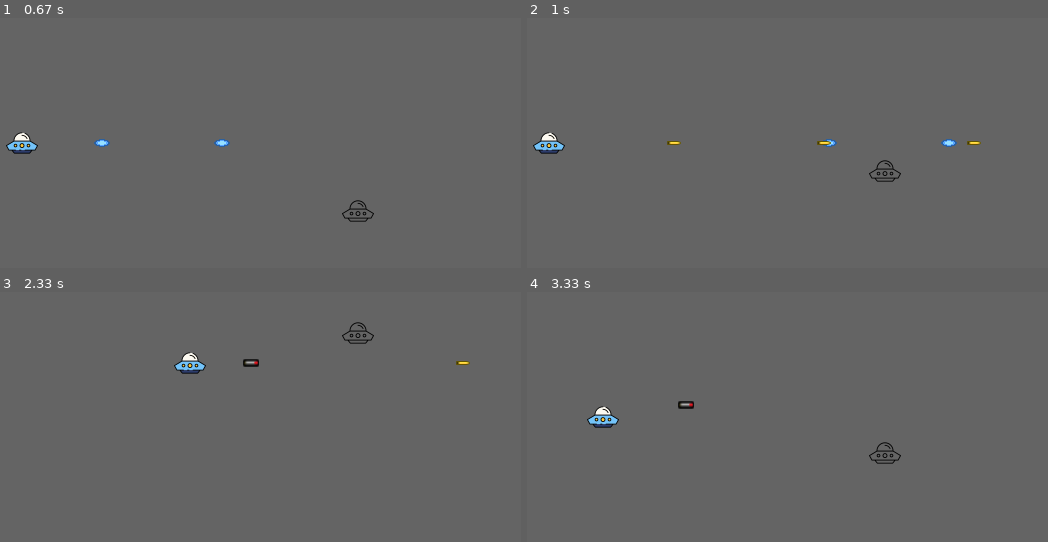
Above: before the commit, frames 1-4 (two rows, left to right).
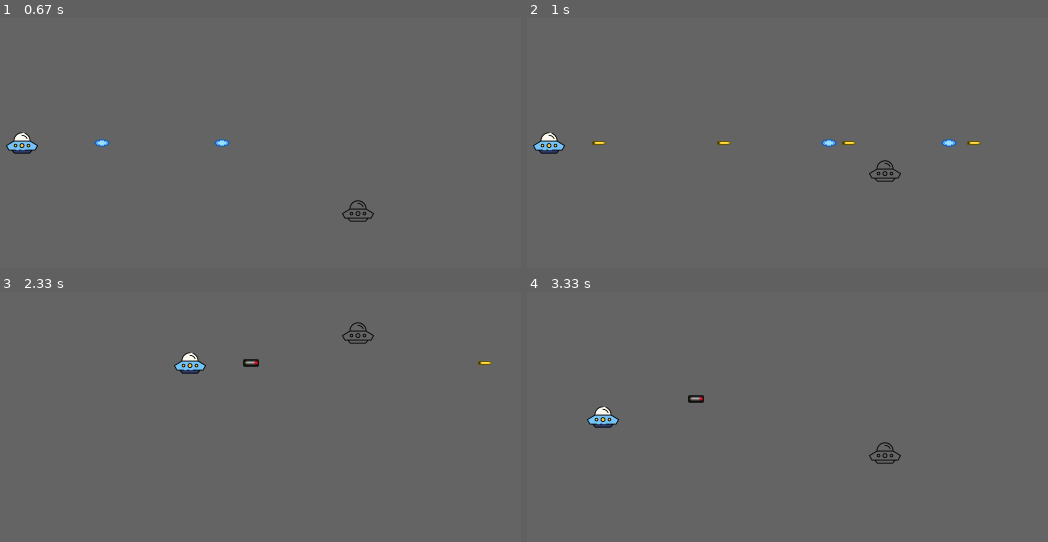
Above: after the commit, the same moments.

Repository: Harrison117/sample_pygame
Game: pygame game, started from main.py
Two runs of this game, one before a commit and one after it. Both use one fixed random seed, a clock stepped at 60 frames per second and the inputs below.
Inputs:
- Up to frame 1 (0.67 s): tap Space at 0.33 s
- Up to frame 2 (1 s): tap 2 at 0.67 s
- Up to frame 3 (2.33 s): hold Right 1-1.47 s; tap Space at 1.07, 1.37, 1.57, 1.9, 2.2 s; tap 3 at 1.15 s; hold Up 1.5-1.8 s; hold Right 1.83-2.3 s; tap 2 at 1.98 s
- Up to frame 4 (3.33 s): hold Left 2.33-2.87 s; tap Space at 2.4, 2.7, 2.97, 3.3 s; tap 3 at 2.48 s; hold Down 2.9-3.2 s; hold Left from 3.23 s (still down)

Frame 1 is identical in both runs. In frame 2, 0.2% of the frame differs, in the area x 12-64%, y 49-51%; in frame 3, less than 0.1%; in frame 4, 0.2%.

Commit message:
added weapon-related assets

Diff:
--- a/util/director.py
+++ b/util/director.py
@@ -74,7 +74,7 @@
         builder.set_init_mov_accel((1, 0))
         builder.set_mov_spd(25.0)
         builder.set_init_state()
-        builder.set_atk_spd(0.1)
+        builder.set_atk_spd(0.08)
         builder.set_sound(pygame.mixer.Sound('fire2.wav'))
         return builder.build()
 
Not shown, added: laser5.wav
Not shown, added: laser6.wav
Not shown, added: laser7.wav
